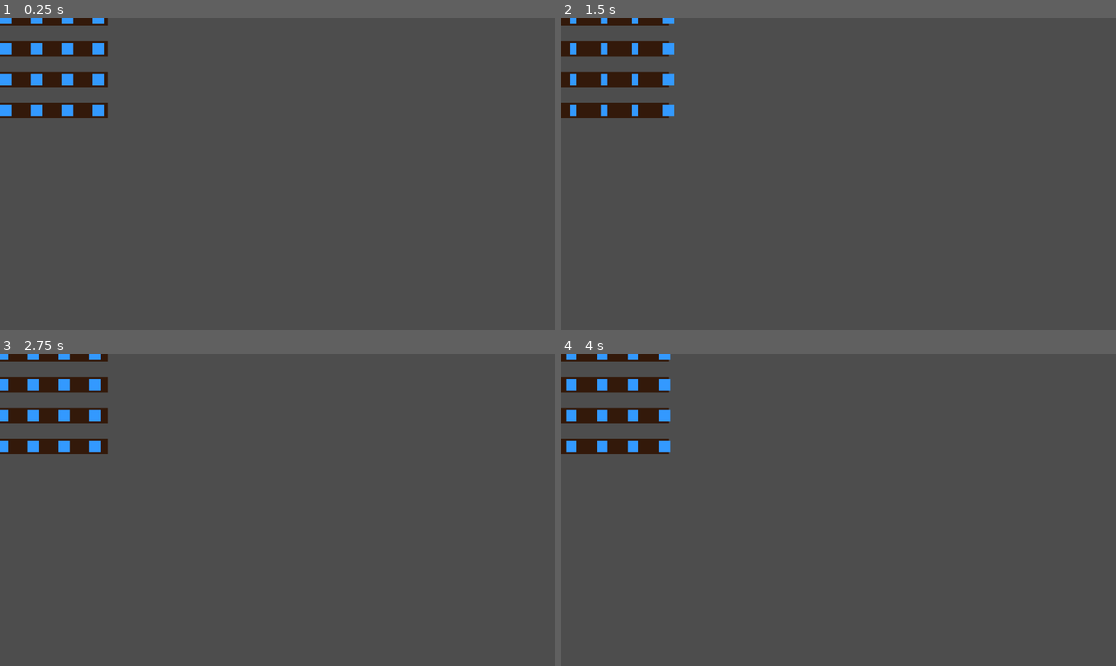
Above: before the commit, frames 1-4 (two rows, left to right).
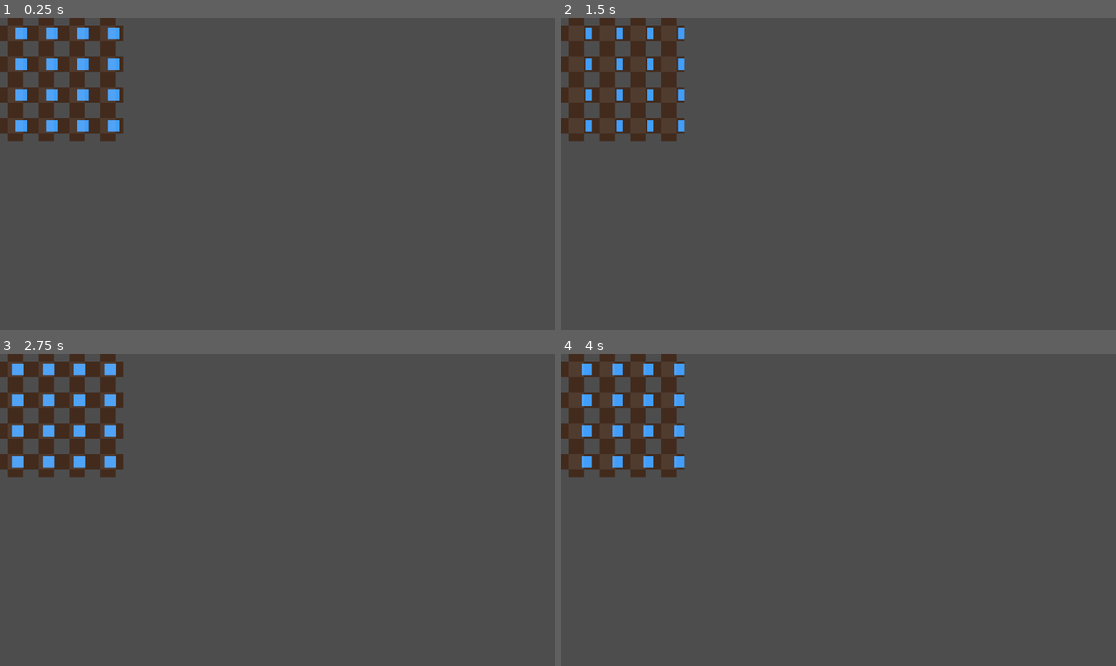
Above: after the commit, the same moments.

Repository: picasso250/gridworld
Game: Godot game, scene res://tube_test.tscn
The game is run twice, just before and just after one commit, with the same random seed, the same clock (stepped at 60 frames per second) and the same inputs.
Inputs (mouse positions are in pixels of both pictures, inside the frame that each line leads up to):
- Up to frame 1 (0.25 s): no input
- Up to frame 2 (1.5 s): move the mouse to (960, 158) at 0.52 s; click (960, 158) at 0.67 s; move the mouse to (727, 189) at 1.27 s; click (727, 189) at 1.42 s
- Up to frame 3 (2.75 s): move the mouse to (333, 441) at 2.02 s; click (333, 441) at 2.17 s
- Up to frame 4 (4 s): move the mouse to (810, 572) at 2.77 s; click (810, 572) at 2.92 s; move the mouse to (1005, 556) at 3.52 s; click (1005, 556) at 3.67 s

The runs differ from the first frame. In frame 1, 6.9% of the frame differs, in the area x 0-23%, y 0-40%; in frame 2, 7.2%; in frame 3, 6.5%; in frame 4, 7.2%.

Commit message:
clip_contents = true

Diff:
--- a/tube.gd
+++ b/tube.gd
@@ -1,4 +1,4 @@
-extends Node2D
+extends Control
 
 @export var x: int = 0
 @export var y: int = 0
@@ -21,8 +21,10 @@
 var water_target: Vector2 = Vector2(32, 0) # 水的目标位置
 var speed: float = 50 # 水流的速度，每秒移动的像素数
 
+func _ready():
+	pass
+
 func _draw():
-
 	if draw_left_pipe:
 		# 绘制左半边的管道
 		draw_rect(Rect2(Vector2(-cell_width / 2, -pipe_width / 2), Vector2(cell_width / 2 + pipe_width / 2, pipe_width)), pipe_color)
--- a/tube.tscn
+++ b/tube.tscn
@@ -2,6 +2,8 @@
 
 [ext_resource type="Script" path="res://tube.gd" id="3_kiw3i"]
 
-[node name="Tube" type="Node2D"]
+[node name="Tube" type="Control"]
+layout_mode = 3
+anchors_preset = 0
 script = ExtResource("3_kiw3i")
 debug = true
--- a/tube_test.gd
+++ b/tube_test.gd
@@ -9,7 +9,7 @@
 var tubes = []
 
 func _ready():
-	var template_tube = $Tube
+	var template_tube = $TubeWrap
 	# Initialize grid data
 	for y in range(grid_size.y):
 		var row = []
@@ -21,8 +21,8 @@
 			tube.position = Vector2(x, y) * cell_size
 			#tube.scale = cell_size / Vector2(128, 128)  # Adjust scale based on grid size
 			tube.visible = true
-			tube.x = y
-			tube.y = x
+			#tube.x = y
+			#tube.y = x
 			add_child(tube)
 
 			# Add the newly created tube to the tubes grid
--- a/tube_test.tscn
+++ b/tube_test.tscn
@@ -1,12 +1,9 @@
 [gd_scene load_steps=3 format=3 uid="uid://bbqv6vau5vdyf"]
 
 [ext_resource type="Script" path="res://tube_test.gd" id="1_thxnr"]
-[ext_resource type="PackedScene" uid="uid://vvd677ncd64d" path="res://tube.tscn" id="2_oepxk"]
+[ext_resource type="PackedScene" uid="uid://ds2j1wyyxxe2y" path="res://tube_wrap.tscn" id="2_jxy60"]
 
 [node name="TubeTest" type="Node2D"]
 script = ExtResource("1_thxnr")
 
-[node name="Tube" parent="." instance=ExtResource("2_oepxk")]
-draw_top_pipe = false
-draw_bottom_pipe = false
-debug = false
+[node name="TubeWrap" parent="." instance=ExtResource("2_jxy60")]
--- /dev/null
+++ b/tube_wrap.tscn
@@ -0,0 +1,15 @@
+[gd_scene load_steps=2 format=3 uid="uid://ds2j1wyyxxe2y"]
+
+[ext_resource type="PackedScene" uid="uid://vvd677ncd64d" path="res://tube.tscn" id="1_wtayp"]
+
+[node name="TubeWrap" type="ColorRect"]
+clip_contents = true
+offset_right = 64.0
+offset_bottom = 64.0
+color = Color(1, 1, 1, 0)
+
+[node name="Tube" parent="." instance=ExtResource("1_wtayp")]
+offset_left = 32.0
+offset_top = 32.0
+offset_right = 32.0
+offset_bottom = 32.0
